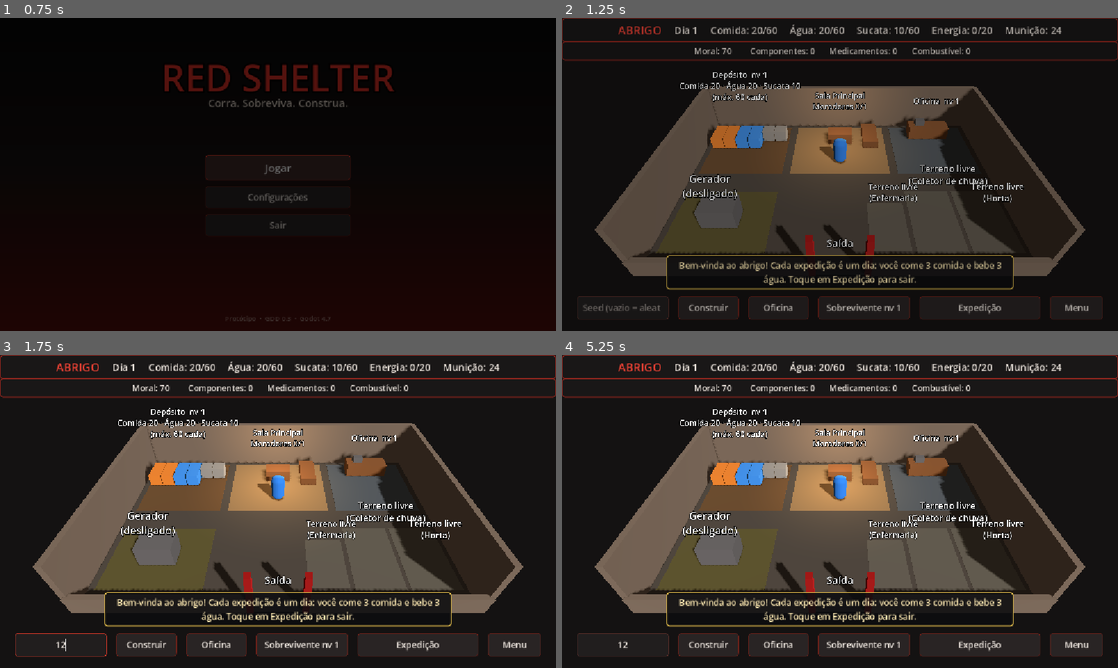
Above: before the commit, frames 1-4 (two rows, left to right).
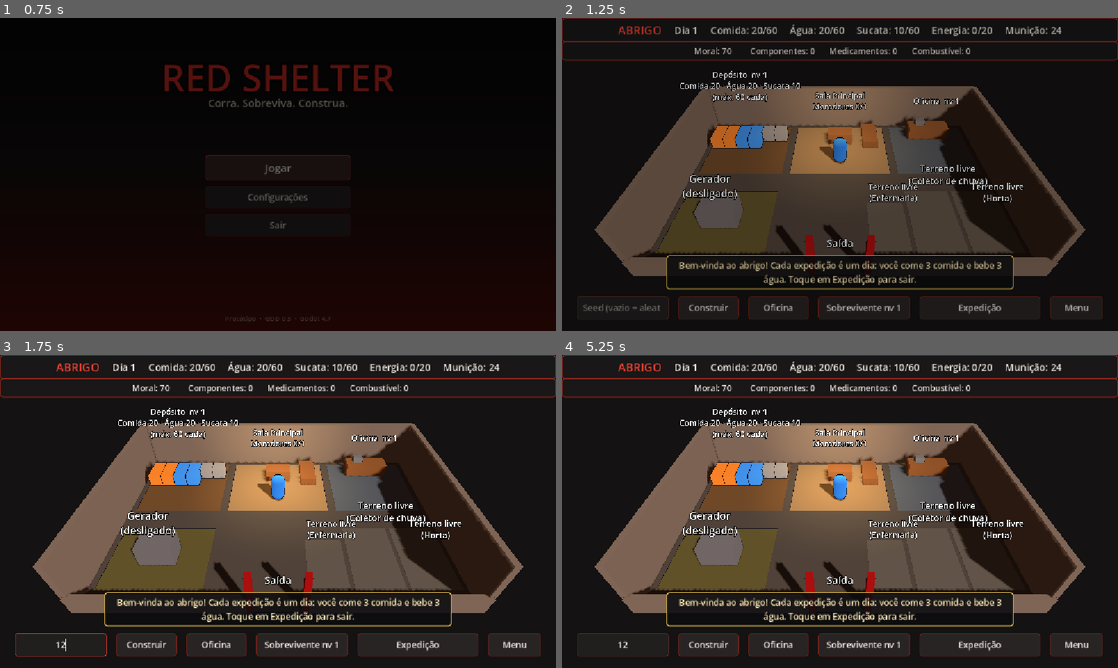
Above: after the commit, the same moments.

Repository: labiel1jr/RedShelterGodot
Game: Godot game, scene res://scenes/main_menu.tscn
Two runs of this game, one before a commit and one after it. Both use one fixed random seed, a clock stepped at 60 frames per second and the inputs below.
Inputs (mouse positions are in pixels of both pictures, inside the frame that each line leads up to):
- Up to frame 1 (0.75 s): click "Jogar" at 0.5 s
- Up to frame 2 (1.25 s): no input
- Up to frame 3 (1.75 s): click (61, 646) at 1.27 s; type "12" at 1.35 s
- Up to frame 4 (5.25 s): click "Expedição" at 2 s; click "Construir" at 2.75 s; click "Oficina" at 3.5 s; click "Sobrevivente nv 1" at 4.25 s; click "Fechar" at 5 s

Frame 1 is identical in both runs. In frame 2, 0.3% of the frame differs, in the area x 11-89%, y 32-78%; in frame 3, 0.6%, in the area x 11-93%, y 21-78%; in frame 4, 0.6%.

Commit message:
Fase 15 / A1: cel-shading (ToonStyle, contorno) e atmosfera por região; projeto dos ícones
- autoload ToonStyle: difuso/especular toon e contorno por casco invertido
  (art/shaders/outline.gdshader) com espessura por classe de objeto
- RegionData: céu, luz ambiente e sol por região, aplicados na corrida e na defesa
- art/icons: briefing para os artistas, pastas de entrega e moldes SVG
  (arte-mestra 1024 e ícone adaptativo Android 432 com zona segura)
- GDD 0.9.5

Co-Authored-By: Claude Opus 5.5 <noreply@anthropic.com>

Diff:
--- /dev/null
+++ b/art/icons/templates/android_adaptive_guide_432.svg
@@ -0,0 +1,9 @@
+<svg xmlns="http://www.w3.org/2000/svg" width="432" height="432" viewBox="0 0 432 432">
+  <!-- Molde do ícone adaptativo Android (432 x 432). Apague as camadas de guia antes de exportar. -->
+  <rect id="area_total_fundo" width="432" height="432" fill="#2B2E38"/>
+  <circle id="mascara_maxima" cx="216" cy="216" r="216" fill="none" stroke="#5C6370" stroke-width="2" stroke-dasharray="8 6"/>
+  <circle id="zona_segura_264" cx="216" cy="216" r="132" fill="none" stroke="#D2382F" stroke-width="3"/>
+  <rect id="recorte_quadrado_arredondado" x="18" y="18" width="396" height="396" rx="90" fill="none" stroke="#9AA0A6" stroke-width="2" stroke-dasharray="4 6"/>
+  <text x="216" y="40" font-family="sans-serif" font-size="16" fill="#ECE8DF" text-anchor="middle">432 px · tudo o que importa dentro do círculo vermelho (264 px)</text>
+  <text x="216" y="420" font-family="sans-serif" font-size="13" fill="#9AA0A6" text-anchor="middle">tracejados: recortes possíveis do sistema (círculo, quadrado arredondado)</text>
+</svg>
--- /dev/null
+++ b/art/icons/templates/master_guide_1024.svg
@@ -0,0 +1,12 @@
+<svg xmlns="http://www.w3.org/2000/svg" width="1024" height="1024" viewBox="0 0 1024 1024">
+  <!-- Molde da arte-mestra (1024 x 1024). Camadas esperadas: FUNDO, FRENTE, MONOCROMATICO. Apague as guias antes de exportar. -->
+  <g id="FUNDO"><rect width="1024" height="1024" fill="#16141F"/></g>
+  <g id="FRENTE"/>
+  <g id="MONOCROMATICO" visibility="hidden"/>
+  <g id="GUIAS">
+    <circle cx="512" cy="512" r="313" fill="none" stroke="#D2382F" stroke-width="5"/>
+    <rect x="64" y="64" width="896" height="896" rx="200" fill="none" stroke="#9AA0A6" stroke-width="3" stroke-dasharray="10 10"/>
+    <text x="512" y="80" font-family="sans-serif" font-size="30" fill="#ECE8DF" text-anchor="middle">1024 px · zona segura (círculo vermelho = 61% da largura)</text>
+    <text x="512" y="990" font-family="sans-serif" font-size="26" fill="#9AA0A6" text-anchor="middle">teste: o desenho precisa ser reconhecível reduzido a 48 px</text>
+  </g>
+</svg>
--- /dev/null
+++ b/art/shaders/outline.gdshader
@@ -0,0 +1,31 @@
+// Contorno do cel-shading (seção 65 do GDD): casco invertido, desenhado como
+// material_overlay de cada objeto. A malha é "inflada" e só as faces de trás
+// aparecem, formando a linha escura em volta.
+shader_type spatial;
+render_mode unshaded, cull_front, depth_draw_opaque, shadows_disabled, fog_disabled;
+
+// Espessura em metros perto da câmera; cresce com a distância para a linha
+// manter mais ou menos a mesma grossura na tela.
+uniform float width = 0.03;
+uniform vec4 outline_color : source_color = vec4(0.086, 0.078, 0.122, 1.0);
+// Entre estas distâncias o contorno some (0 = nunca some).
+uniform float fade_start = 0.0;
+uniform float fade_end = 0.0;
+// Malhas primitivas centradas (caixa, cápsula): inflar a partir do centro
+// evita rachaduras nos cantos. Malhas mescladas: inflar pela normal.
+uniform bool from_center = false;
+
+void vertex() {
+	vec3 world_pos = (MODEL_MATRIX * vec4(VERTEX, 1.0)).xyz;
+	float dist = length(CAMERA_POSITION_WORLD - world_pos);
+	float w = width * (1.0 + dist * 0.04);
+	if (fade_end > fade_start) {
+		w *= 1.0 - smoothstep(fade_start, fade_end, dist);
+	}
+	vec3 dir = from_center ? normalize(VERTEX + vec3(0.0001)) : NORMAL;
+	VERTEX += dir * w;
+}
+
+void fragment() {
+	ALBEDO = outline_color.rgb;
+}
--- /dev/null
+++ b/autoload/toon_style.gd
@@ -0,0 +1,99 @@
+extends Node
+
+## Autoload: aplica o estilo toon / cel-shading (seção 65 do GDD) em tudo o
+## que entra na cena, sem trocar os materiais (o jogo muda cor, brilho e
+## transparência deles em tempo de jogo):
+## - luz em faixas: StandardMaterial3D com difuso e especular toon; a cor da
+##   sombra vem da luz ambiente de cada região (RegionData);
+## - contorno por casco invertido (art/shaders/outline.gdshader) como
+##   material_overlay de cada objeto, com espessura pela classe dele.
+
+const OUTLINE_SHADER := preload("res://art/shaders/outline.gdshader")
+
+## Espessura (m) e distância em que some, por classe de objeto.
+const CLASSES := {
+	&"actor": {"width": 0.045, "fade_start": 0.0, "fade_end": 0.0},
+	&"obstacle": {"width": 0.03, "fade_start": 0.0, "fade_end": 0.0},
+	&"scenery": {"width": 0.018, "fade_start": 30.0, "fade_end": 45.0},
+}
+## Grupos que fazem um objeto ser ator (contorno grosso e brilho de borda).
+const ACTOR_GROUPS: Array[StringName] = [&"player", &"zombie", &"loot", &"powerup_pickup", &"vehicle_pickup", &"survivor"]
+
+## Ligado/desligado (para comparar e para celulares fracos).
+var enabled := true
+var _overlays := {}
+
+
+func _ready() -> void:
+	get_tree().node_added.connect(_on_node_added)
+
+
+func _on_node_added(node: Node) -> void:
+	if enabled and node is MeshInstance3D:
+		# Adiado: muitos nós criam o material no próprio _ready.
+		_style.call_deferred(node)
+
+
+func _style(mesh: MeshInstance3D) -> void:
+	if not is_instance_valid(mesh) or not mesh.is_inside_tree() or mesh.mesh == null:
+		return
+	var kind := _classify(mesh)
+	var lit := false
+	for material in _materials(mesh):
+		if material is StandardMaterial3D:
+			if material.shading_mode == BaseMaterial3D.SHADING_MODE_UNSHADED or material.transparency != BaseMaterial3D.TRANSPARENCY_DISABLED:
+				continue
+			lit = true
+			if not material.has_meta("toon"):
+				material.set_meta("toon", true)
+				material.diffuse_mode = BaseMaterial3D.DIFFUSE_TOON
+				material.specular_mode = BaseMaterial3D.SPECULAR_TOON
+				material.roughness = maxf(material.roughness, 0.7)
+			if kind == &"actor" and not material.rim_enabled:
+				material.rim_enabled = true
+				material.rim = 0.5
+				material.rim_tint = 0.4
+	# Efeitos (rastros, clarões, transparentes) ficam sem contorno.
+	if lit and kind != &"" and mesh.material_overlay == null:
+		mesh.material_overlay = _overlay(kind, mesh.mesh is PrimitiveMesh)
+
+
+## Classe pelo grupo do objeto ou de um ancestral; o cenário dos chunks e do
+## abrigo é "scenery".
+func _classify(mesh: Node) -> StringName:
+	var node := mesh
+	while node and node != get_tree().root:
+		for group in ACTOR_GROUPS:
+			if node.is_in_group(group):
+				return &"actor"
+		if node.is_in_group(&"obstacle"):
+			return &"obstacle"
+		node = node.get_parent()
+	return &"scenery"
+
+
+func _materials(mesh: MeshInstance3D) -> Array:
+	var list := []
+	if mesh.material_override:
+		list.append(mesh.material_override)
+	for i in mesh.mesh.get_surface_count():
+		var material := mesh.get_surface_override_material(i)
+		if not material:
+			material = mesh.mesh.surface_get_material(i)
+		if material and not material in list:
+			list.append(material)
+	return list
+
+
+func _overlay(kind: StringName, from_center: bool) -> ShaderMaterial:
+	var key := "%s_%s" % [kind, from_center]
+	if not _overlays.has(key):
+		var material := ShaderMaterial.new()
+		material.shader = OUTLINE_SHADER
+		var settings: Dictionary = CLASSES[kind]
+		material.set_shader_parameter("width", settings.width)
+		material.set_shader_parameter("fade_start", settings.fade_start)
+		material.set_shader_parameter("fade_end", settings.fade_end)
+		material.set_shader_parameter("from_center", from_center)
+		_overlays[key] = material
+	return _overlays[key]
--- a/data/regions/bairro.tres
+++ b/data/regions/bairro.tres
@@ -42,3 +42,7 @@
 poi_chance = 0.06
 event_chance = 0.2
 events = Array[ExtResource("11_ndijq")]([ExtResource("12_yrxgb"), ExtResource("13_1x0yp"), ExtResource("14_dgc2p"), ExtResource("15_hhb83"), ExtResource("15_hhb83"), ExtResource("16_qdiev")])
+sky_color = Color(0.86, 0.64, 0.48, 1)
+ambient_color = Color(0.55, 0.45, 0.68, 1)
+sun_color = Color(1, 0.82, 0.6, 1)
+sun_energy = 1.1
--- a/data/regions/centro.tres
+++ b/data/regions/centro.tres
@@ -45,3 +45,7 @@
 poi_chance = 0.07
 event_chance = 0.3
 events = Array[ExtResource("9_nxwv3")]([ExtResource("10_y587a"), ExtResource("11_kpbfc"), ExtResource("12_gqx0m"), ExtResource("13_vw8dx"), ExtResource("14_i6iqm")])
+sky_color = Color(0.5, 0.54, 0.62, 1)
+ambient_color = Color(0.32, 0.38, 0.58, 1)
+sun_color = Color(0.85, 0.9, 1, 1)
+sun_energy = 0.9
--- a/data/regions/hospital.tres
+++ b/data/regions/hospital.tres
@@ -48,3 +48,7 @@
 poi_chance = 0.09
 event_chance = 0.3
 events = Array[ExtResource("8_jk26q")]([ExtResource("9_h24xd"), ExtResource("10_3cxkm"), ExtResource("11_kul76"), ExtResource("12_iuwbe")])
+sky_color = Color(0.52, 0.64, 0.57, 1)
+ambient_color = Color(0.28, 0.44, 0.4, 1)
+sun_color = Color(0.85, 1, 0.9, 1)
+sun_energy = 0.9
--- a/data/regions/industrial.tres
+++ b/data/regions/industrial.tres
@@ -45,3 +45,7 @@
 poi_chance = 0.07
 event_chance = 0.4
 events = Array[ExtResource("8_48psx")]([ExtResource("9_rk347"), ExtResource("10_tdoay"), ExtResource("10_tdoay"), ExtResource("11_v40i6"), ExtResource("11_v40i6"), ExtResource("12_nwsof"), ExtResource("13_4xjog")])
+sky_color = Color(0.74, 0.52, 0.36, 1)
+ambient_color = Color(0.44, 0.32, 0.42, 1)
+sun_color = Color(1, 0.72, 0.48, 1)
+sun_energy = 1.0
--- a/data/regions/mercado.tres
+++ b/data/regions/mercado.tres
@@ -47,3 +47,7 @@
 pois = Array[ExtResource("1_83rl0")]([ExtResource("16_b72nb"), ExtResource("17_enhaa"), ExtResource("18_o5wg5"), ExtResource("19_cgge5")])
 poi_chance = 0.07
 events = Array[ExtResource("9_drcon")]([ExtResource("10_5emqc"), ExtResource("11_8ffxf"), ExtResource("12_vy5nd"), ExtResource("13_evn0y"), ExtResource("13_evn0y")])
+sky_color = Color(0.64, 0.68, 0.74, 1)
+ambient_color = Color(0.4, 0.5, 0.72, 1)
+sun_color = Color(0.95, 0.95, 0.9, 1)
+sun_energy = 0.95
--- a/project.godot
+++ b/project.godot
@@ -25,6 +25,7 @@
 Settings="*res://autoload/settings.gd"
 AudioManager="*res://autoload/audio_manager.gd"
 Transition="*res://autoload/transition.gd"
+ToonStyle="*res://autoload/toon_style.gd"
 
 [gui]
 
--- a/scenes/defense.gd
+++ b/scenes/defense.gd
@@ -66,6 +66,8 @@
 func _ready() -> void:
 	var gm := GameManager
 	var rules := gm.SHELTER
+	# Seção 65: a defesa acontece na rua do abrigo, com a luz do Bairro.
+	gm.WORLD.region(&"bairro").apply_atmosphere($WorldEnvironment.environment, $DirectionalLight3D)
 	_rng.seed = gm.day * 7919 + gm.next_attack_day
 
 	# A personagem não corre: fica no pátio, atrás do portão.
--- a/scenes/run.gd
+++ b/scenes/run.gd
@@ -85,6 +85,8 @@
 
 	# Região e distância escolhidas na preparação (seções 25, 28 e 48).
 	chunk_streamer.region = GameManager.current_region()
+	# Seção 65: céu, névoa e cor da sombra da região.
+	chunk_streamer.region.apply_atmosphere($WorldEnvironment.environment, $DirectionalLight3D)
 	target_distance = GameManager.next_distance
 
 	# Seção 23 do GDD: a seed determina chunks, obstáculos, loot, zumbis e
--- a/scenes/shelter.tscn
+++ b/scenes/shelter.tscn
@@ -12,7 +12,7 @@
 background_mode = 1
 background_color = Color(0.08, 0.07, 0.07, 1)
 ambient_light_source = 2
-ambient_light_color = Color(0.55, 0.5, 0.45, 1)
+ambient_light_color = Color(0.5, 0.38, 0.32, 1)
 ambient_light_energy = 0.6
 
 [sub_resource type="BoxMesh" id="BoxMesh_ground"]
--- a/scripts/data/region_data.gd
+++ b/scripts/data/region_data.gd
@@ -31,6 +31,15 @@
 ## spawn_weight de cada ZombieData.
 @export var zombie_weights := PackedFloat32Array()
 
+@export_group("Luz e atmosfera (seção 65)")
+## Céu e névoa (a névoa esconde o fim da pista carregada).
+@export var sky_color := Color(0.42, 0.4, 0.42)
+## Luz ambiente: no cel-shading é a cor da sombra.
+@export var ambient_color := Color(0.6, 0.58, 0.6)
+@export var ambient_energy := 0.6
+@export var sun_color := Color(1, 1, 1)
+@export var sun_energy := 1.0
+
 @export_group("Obstáculos próprios (vazio = os padrões)")
 @export var wall_scene: PackedScene
 @export var low_scene: PackedScene
@@ -45,3 +54,14 @@
 ## Chance de cada chunk do meio da rota ter um evento.
 @export_range(0.0, 1.0) var event_chance := 0.25
 @export var events: Array[EventData] = []
+
+
+## Aplica céu, névoa, sombra e sol da região na cena (corrida e defesa).
+func apply_atmosphere(environment: Environment, sun: DirectionalLight3D) -> void:
+	environment.background_color = sky_color
+	environment.fog_light_color = sky_color
+	environment.ambient_light_color = ambient_color
+	environment.ambient_light_energy = ambient_energy
+	if sun:
+		sun.light_color = sun_color
+		sun.light_energy = sun_energy
Not shown, added: art/shaders/outline.gdshader.uid
Not shown, added: autoload/toon_style.gd.uid
Not shown, added: art/icons/README.md
Not shown, added: art/icons/android/.gitkeep
Not shown, added: art/icons/source/.gitkeep
Not shown, added: art/icons/store/.gitkeep
Not shown, added: art/icons/windows/.gitkeep
Not shown, changed: docs/GDD.md
